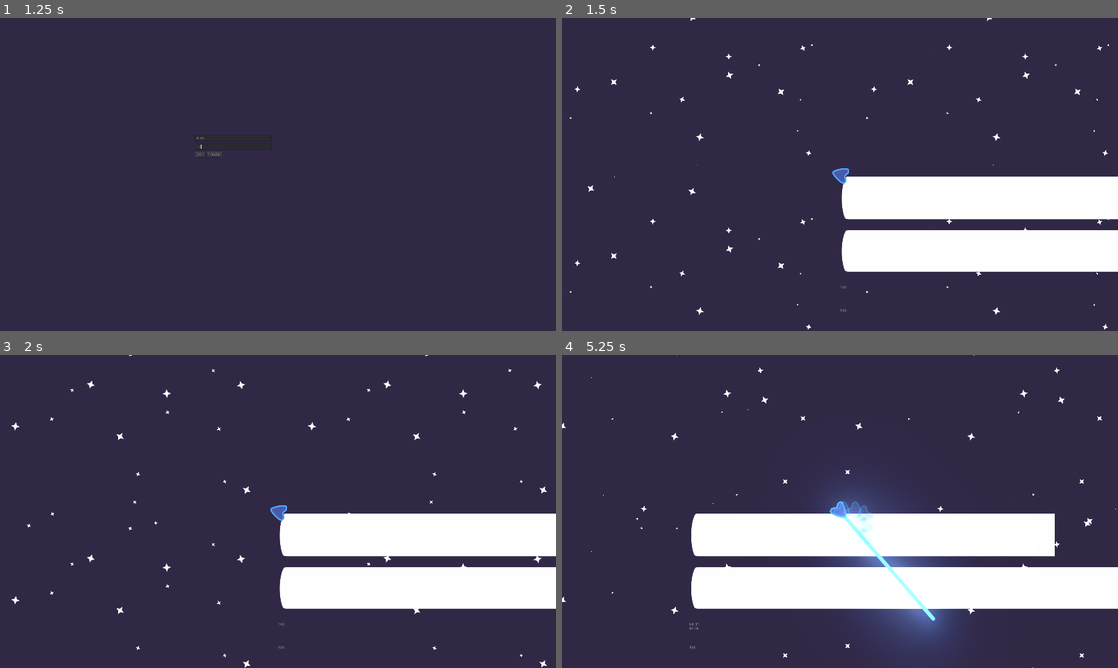
Above: before the commit, frames 1-4 (two rows, left to right).
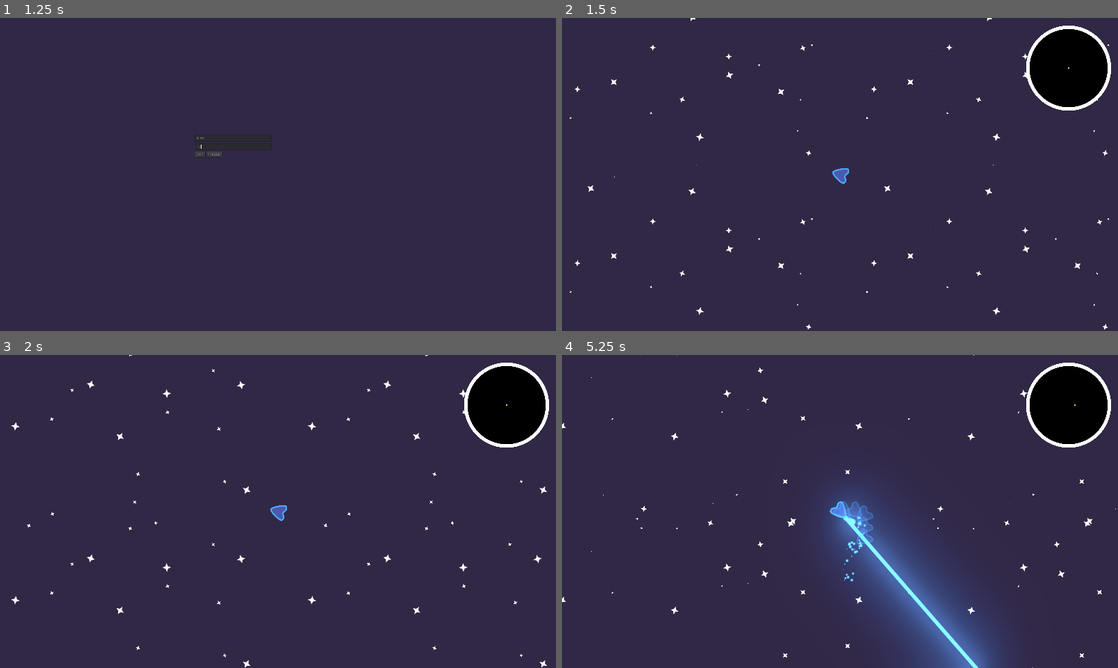
Above: after the commit, the same moments.

Repository: PIWEEK/spacehunters
Game: Godot game, scene res://Menu.tscn
Two runs of this game, one before a commit and one after it. Both use one fixed random seed, a clock stepped at 60 frames per second and the inputs below.
Inputs (mouse positions are in pixels of both pictures, inside the frame that each line leads up to):
- Up to frame 1 (1.25 s): click (233, 136) at 0.52 s; type "Alex" at 0.6 s; click (233, 146) at 0.75 s; type "12" at 0.83 s
- Up to frame 2 (1.5 s): click "Create" at 1.25 s
- Up to frame 3 (2 s): no input
- Up to frame 4 (5.25 s): move the mouse to (962, 495) at 2.02 s; hold Right (ui_right) 2.03-2.78 s; hold Space (charge) 2.03-2.78 s; move the mouse to (728, 527) at 2.77 s; hold Down (ui_down) 2.78-3.53 s; right-click (728, 527) at 2.85 s; move the mouse to (895, 442) at 3.52 s; press the mouse at (895, 442) at 3.53 s; hold Right (ui_right) 3.53-4.28 s; move the mouse to (812, 574) at 4.27 s; release the mouse at (812, 574) at 4.28 s; hold Up (ui_up) 4.28-5.03 s; tap Space (charge) at 4.35 s; move the mouse to (1006, 558) at 5.02 s; hold Left (ui_left) from 5.03 s (still down); hold Right mouse button (fire_secondary_weapon) from 5.03 s (still down)

Frame 1 is identical in both runs. In frame 2, 17% of the frame differs, in the area x 50-100%, y 2-94%; in frame 3, 17%; in frame 4, 24%, in the area x 22-100%, y 2-100%.

Commit message:
minimap

Diff:
--- /dev/null
+++ b/ItemMiniMap.gd
@@ -0,0 +1,30 @@
+extends Node2D
+
+var id = 0
+var type = ''
+const PLAYER_TEXTURE = preload("res://Assets/player.png")
+const ASTEROID_TEXTURE = preload("res://Assets/asteroid.png")
+const ENEMY_TEXTURE = preload("res://Assets/enemy.png")
+
+func _process(delta: float) -> void:
+    if self.type == 'player' || self.type == 'enemy':
+        if !Network.players.has(id):
+            queue_free()
+    elif self.type == 'asteroid':
+        if !Network.asteroids.has(id):
+            queue_free()
+
+func init(id, type):
+    self.id = id
+    self.type = type
+
+    if type == 'player':
+        $Sprite.texture = PLAYER_TEXTURE
+    elif type == 'asteroid':
+        $Sprite.texture = ASTEROID_TEXTURE
+    elif type == 'enemy':
+        $Sprite.texture = ENEMY_TEXTURE
+
+# Called every frame. 'delta' is the elapsed time since the previous frame.
+#func _process(delta: float) -> void:
+#    pass
--- /dev/null
+++ b/ItemMiniMap.tscn
@@ -0,0 +1,9 @@
+[gd_scene load_steps=2 format=2]
+
+[ext_resource path="res://ItemMiniMap.gd" type="Script" id=1]
+
+[node name="ItemMiniMap" type="Node2D"]
+script = ExtResource( 1 )
+id = null
+
+[node name="Sprite" type="Sprite" parent="."]
--- a/Main.gd
+++ b/Main.gd
@@ -7,6 +7,8 @@
     create_player(selfPeerID)
 
 func create_player(id):
+    Network.players[get_tree().get_network_unique_id()] = Network.self_data
+
     var player = preload("res://PlayerShip.tscn").instance()
     player.set_name(str(id))
     player.set_network_master(id)
--- a/Main.tscn
+++ b/Main.tscn
@@ -1,5 +1,6 @@
-[gd_scene load_steps=7 format=2]
+[gd_scene load_steps=8 format=2]
 
+[ext_resource path="res://Minimap.tscn" type="PackedScene" id=1]
 [ext_resource path="res://Limit.tscn" type="PackedScene" id=2]
 [ext_resource path="res://StarField/StarFieldBackground.tscn" type="PackedScene" id=3]
 [ext_resource path="res://Objects/RandomAsteroids.tscn" type="PackedScene" id=4]
@@ -21,3 +22,13 @@
 scale = Vector2( 3, 3 )
 
 [node name="ShieldHulkBar" parent="." instance=ExtResource( 7 )]
+visible = false
+
+[node name="CanvasLayer" type="CanvasLayer" parent="."]
+
+[node name="Minimap" parent="CanvasLayer" instance=ExtResource( 1 )]
+position = Vector2( 1749.32, 173.027 )
+
+[node name="Line2D" type="Line2D" parent="."]
+visible = false
+points = PoolVector2Array( -3000.06, -0.231659, 3003.06, -0.231659 )
--- /dev/null
+++ b/Minimap.gd
@@ -0,0 +1,49 @@
+extends Node2D
+
+onready var diameter = get_node("/root/Main/Line2D")
+const ITEM_MINIMAP = preload("res://ItemMiniMap.tscn")
+var map_scale
+const MAP_BORDER = 125
+
+# Called when the node enters the scene tree for the first time.
+func _ready() -> void:
+    var size = ((-diameter.get_point_position(0)) + diameter.get_point_position(1)).x / 2
+    var minimap_size = ($Sprite.texture.get_size() * $Sprite.scale).x + MAP_BORDER
+    map_scale = size / minimap_size
+
+func _process(delta: float) -> void:
+    for player_id in Network.players:
+        var item_node = find_item_by_id(player_id)
+        var position = Network.players[player_id].position
+
+        if item_node:
+            item_node.position = Vector2(position.x / map_scale, position.y / map_scale)
+        else:
+            var item = ITEM_MINIMAP.instance()
+
+            if player_id == Network.player_id:
+                item.init(player_id, 'player')
+            else:
+                item.init(player_id, 'enemy')
+
+            item.position = Vector2(position.x / map_scale, position.y / map_scale)
+            $Sprite.add_child(item)
+
+    for asteroid_id in Network.asteroids:
+        var item_node = find_item_by_id(asteroid_id)
+        var position = Network.asteroids[asteroid_id].position
+
+        if item_node:
+            item_node.position = Vector2(position.x / map_scale, position.y / map_scale)
+        else:
+            var item = ITEM_MINIMAP.instance()
+            item.init(asteroid_id, 'asteroid')
+            item.position = Vector2(position.x / map_scale, position.y / map_scale)
+            $Sprite.add_child(item)
+
+func find_item_by_id(id):
+    for child in $Sprite.get_children():
+        if(child.id == id):
+            return child
+
+    return null
--- /dev/null
+++ b/Minimap.tscn
@@ -0,0 +1,12 @@
+[gd_scene load_steps=3 format=2]
+
+[ext_resource path="res://Assets/minimap.png" type="Texture" id=1]
+[ext_resource path="res://Minimap.gd" type="Script" id=2]
+
+[node name="Minimap" type="Node2D"]
+script = ExtResource( 2 )
+
+[node name="Sprite" type="Sprite" parent="."]
+scale = Vector2( 0.3, 0.3 )
+z_index = 1
+texture = ExtResource( 1 )
--- a/Network.gd
+++ b/Network.gd
@@ -7,6 +7,7 @@
 var players = { }
 var asteroids = {}
 var self_data = { name = '', position = Vector2(360, 180) }
+var player_id = 0
 
 signal player_disconnected
 signal server_disconnected
--- a/Objects/MovingAsteroid.gd
+++ b/Objects/MovingAsteroid.gd
@@ -1,6 +1,6 @@
 extends KinematicBody2D
 
-const MAX_POSITION = 2500
+const MAX_POSITION = 2000
 const VELOCITY = 3000
 const MIN_VELOCITY = 10
 const MAX_VELOCITY = 100 #20
--- a/Objects/MovingAsteroid.tscn
+++ b/Objects/MovingAsteroid.tscn
@@ -12,11 +12,9 @@
 script = ExtResource( 2 )
 
 [node name="Sprite" type="Sprite" parent="."]
-position = Vector2( 251.622, 469.872 )
 scale = Vector2( 0.582008, 0.582008 )
 texture = ExtResource( 1 )
 
 [node name="CollisionShape2D" type="CollisionShape2D" parent="."]
-position = Vector2( 251.984, 470.899 )
 shape = SubResource( 1 )
 one_way_collision_margin = 0.0
--- a/Objects/RandomAsteroids.gd
+++ b/Objects/RandomAsteroids.gd
@@ -5,7 +5,6 @@
 const TIMER = 30.0 # seconds
 
 puppet var remote_asteroids = {}
-var spawned_asteroids = false
 
 var _timer = null
 
@@ -29,31 +28,28 @@
         # add it as a child of this "universe"-node
         add_child(asteroid)
 
-    spawned_asteroids = true
-
 func _process(delta: float) -> void:
     if is_network_master():
         rset_unreliable("remote_asteroids", Network.asteroids)
     else:
-        if spawned_asteroids:
-            var asteroids = self.get_children()
-            for asteroid_id in remote_asteroids:
-                var asteroid = find_asteroid_by_id(asteroids, asteroid_id)
+        Network.asteroids = remote_asteroids
 
-                if asteroid:
-                    asteroid.remote_update(remote_asteroids[asteroid_id])
-        elif remote_asteroids:
-            for asteroid_id in remote_asteroids:
-                print('creo')
-                var asteroid = MOVING_ASTEROID.instance()
-                asteroid.id = asteroid_id
-                add_child(asteroid)
+        var asteroids = self.get_children()
 
-            spawned_asteroids = true
+        for asteroid_id in remote_asteroids:
+            var asteroid = find_asteroid_by_id(asteroids, asteroid_id)
+
+            if asteroid == null:
+                var new_asteroid = MOVING_ASTEROID.instance()
+                new_asteroid.name = str(asteroid_id)
+                new_asteroid.id = asteroid_id
+                new_asteroid.remote_update(remote_asteroids[asteroid_id])
+                add_child(new_asteroid)
+            else:
+                asteroid.remote_update(remote_asteroids[asteroid_id])
 
 func find_asteroid_by_id(asteroids, id):
     for child in asteroids:
-        print('find ', id, ' / ', child.id)
         if(child.id == id):
             return child
 
--- a/PlayerShip.gd
+++ b/PlayerShip.gd
@@ -13,7 +13,7 @@
 var fire_rate := 0.2
 var charge = false
 var camera
-var boost_speed = 2500
+var boost_speed = 1500
 
 puppet var puppet_position = Vector2()
 puppet var puppet_direction = 0.0
@@ -23,8 +23,12 @@
 
 func _ready() -> void:
     if is_network_master():
+        Network.player_id = int(name)
+
+    if is_network_master():
         camera = Camera2D.new()
         camera.current = true
+
         self.add_child(camera)
 
     self.rotation = get_dir()
@@ -52,7 +56,6 @@
 
     var dir = get_dir()
     var movement = get_movement();
-
 
     if is_network_master():
         if speed > default_speed:
@@ -85,13 +88,12 @@
         self.position = puppet_global_position
         #move_and_collide(puppet_position)
 
-    if get_tree().is_network_server():
-        var player_id = int(name)
+    var player_id = int(name)
 
-        if network.players.has(player_id):
-            network.update_position(int(name), position)
-        else:
-            queue_free()
+    if network.players.has(player_id):
+        network.update_position(int(name), position)
+    else:
+        queue_free()
 
     if Input.get_action_strength("ui_down") && speed > default_speed:
         speed = default_speed
Binary file added: Assets/asteroid.png
Not shown, added: Assets/asteroid.png.import
Binary file added: Assets/enemy.png
Not shown, added: Assets/enemy.png.import
Binary file added: Assets/minimap.png
Not shown, added: Assets/minimap.png.import
Binary file added: Assets/player.png
Not shown, added: Assets/player.png.import
